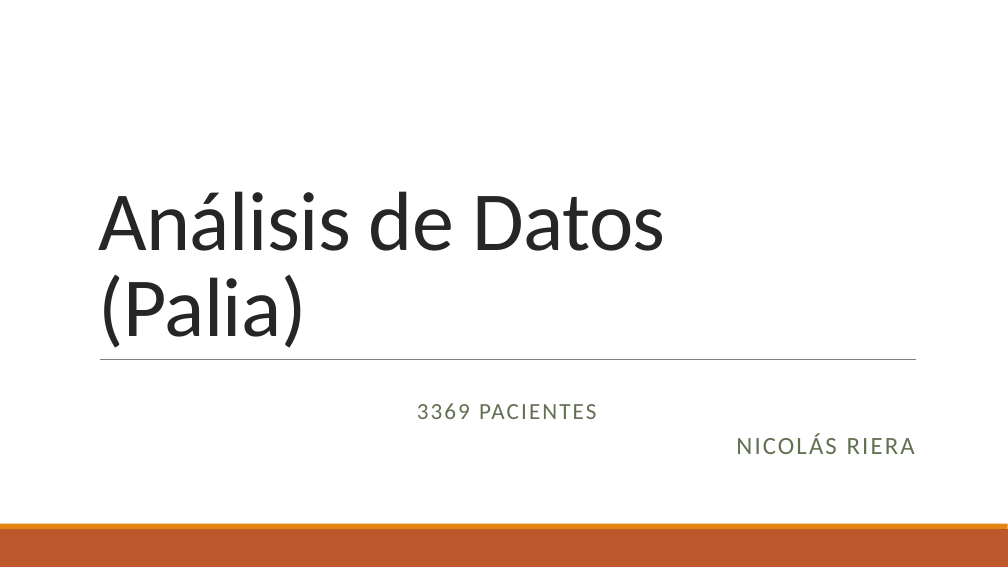
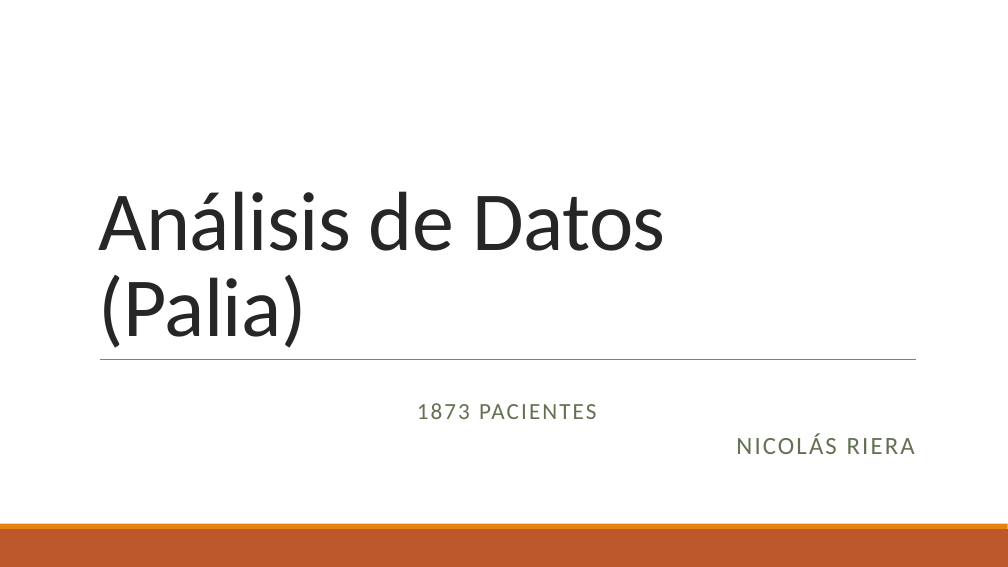
Before and after one commit to cealvarez/Repo-FONDECYT, a slide deck: slide 1 of Tesis/Nicolas/Análisis de Datos.pptx. Drawn at 1008x567 pixels with LibreOffice and Linux fonts; fonts in the diff are those of the drawing. Boxes give left, top, right and bottom in pixels: in the first picture for what was removed or moved away, otherwise in the second. Text is boxed around its words. In the diff, an @@ line names an element or a change of style, - is before the commit and + after.

Commit message:
Presentacion y Excel pacientes Nico

```diff
--- a/Tesis/Nicolas/Análisis de Datos.pptx
+++ b/Tesis/Nicolas/Análisis de Datos.pptx
@@ subtitle at bbox=[417, 403, 596, 419]: text changed @@
-3369 PACIENTES
+1873 PACIENTES
```
Also in this commit, not shown: 8 other slides changed, 11 slides added, 9 slides removed, 9 other files.
